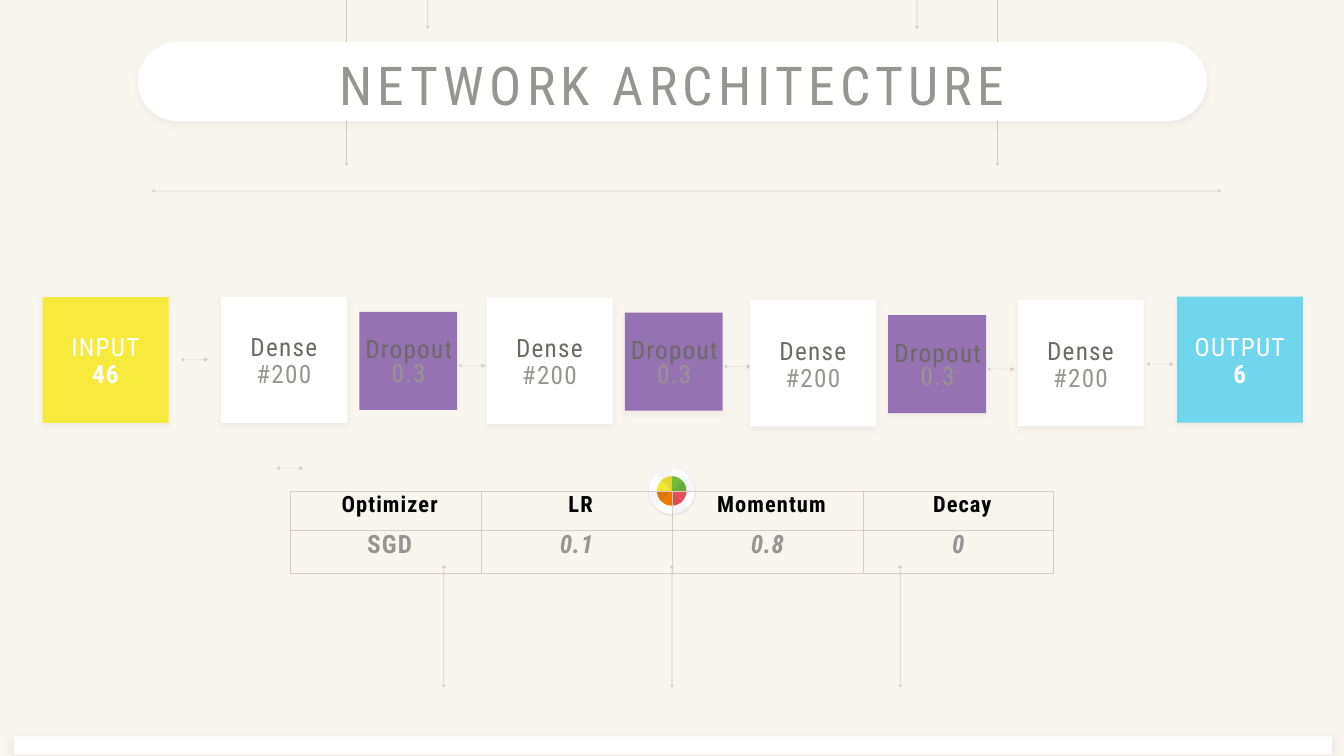
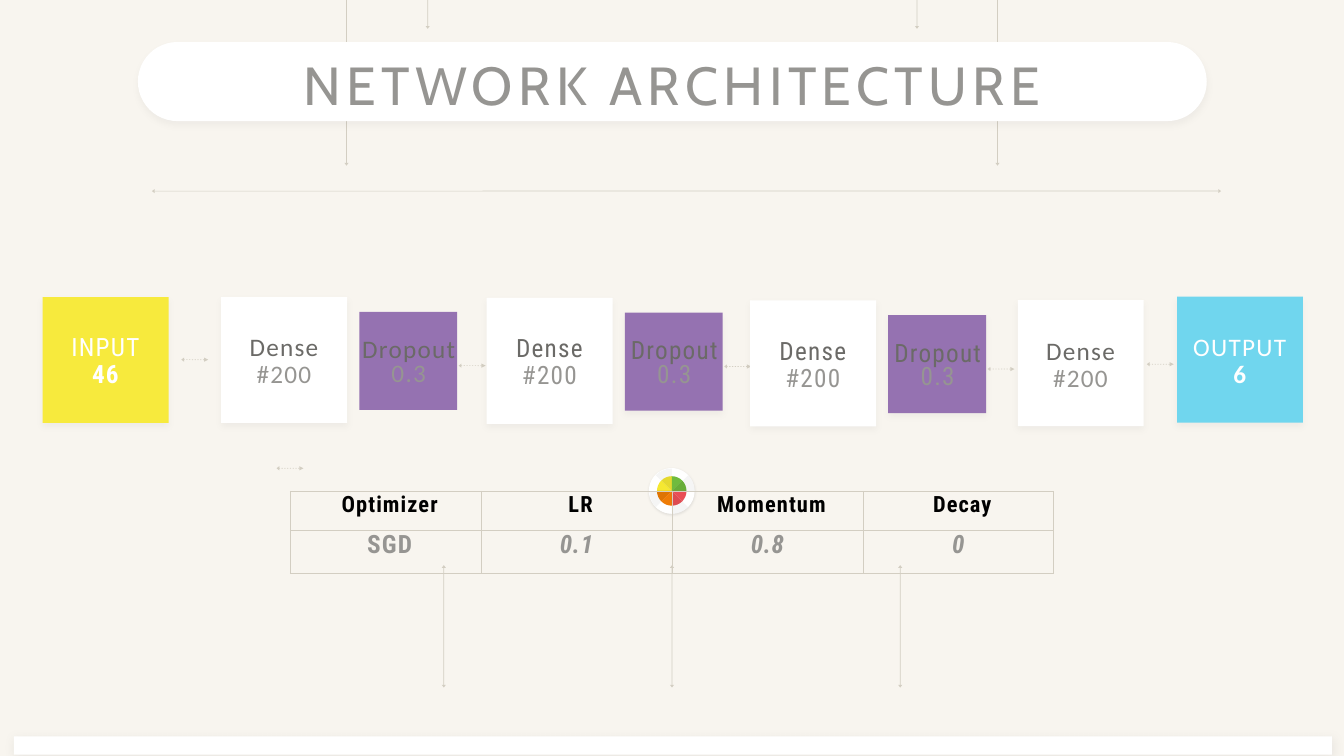
Before and after one commit to amy10260903/DSP_Lab_Final_Project, a slide deck: slide 4 of report/templates/DSP_FinalProject_Team20.pptx. Drawn at 1344x756 pixels with LibreOffice and Linux fonts; fonts in the diff are those of the drawing. Boxes give left, top, right and bottom in pixels: in the first picture for what was removed or moved away, otherwise in the second. Text is boxed around its words. In the diff, an @@ line names an element or a change of style, - is before the commit and + after.

```diff
--- a/report/templates/DSP_FinalProject_Team20.pptx
+++ b/report/templates/DSP_FinalProject_Team20.pptx
@@ text "NETWORK ARCHITECTURE" at (610, 67, 1040, 106): font Roboto Condensed to Cabin @@
@@ font Roboto Condensed to Calibri in 8 elements at (1053, 370, 1108, 387), (1046, 344, 1115, 360), (391, 361, 425, 362), (257, 366, 312, 383), (362, 342, 455, 362), (250, 340, 319, 356), (1233, 366, 1246, 383), (1193, 339, 1286, 356) @@
```
Also in this commit, not shown: 4 other slides changed, 1 other file.
